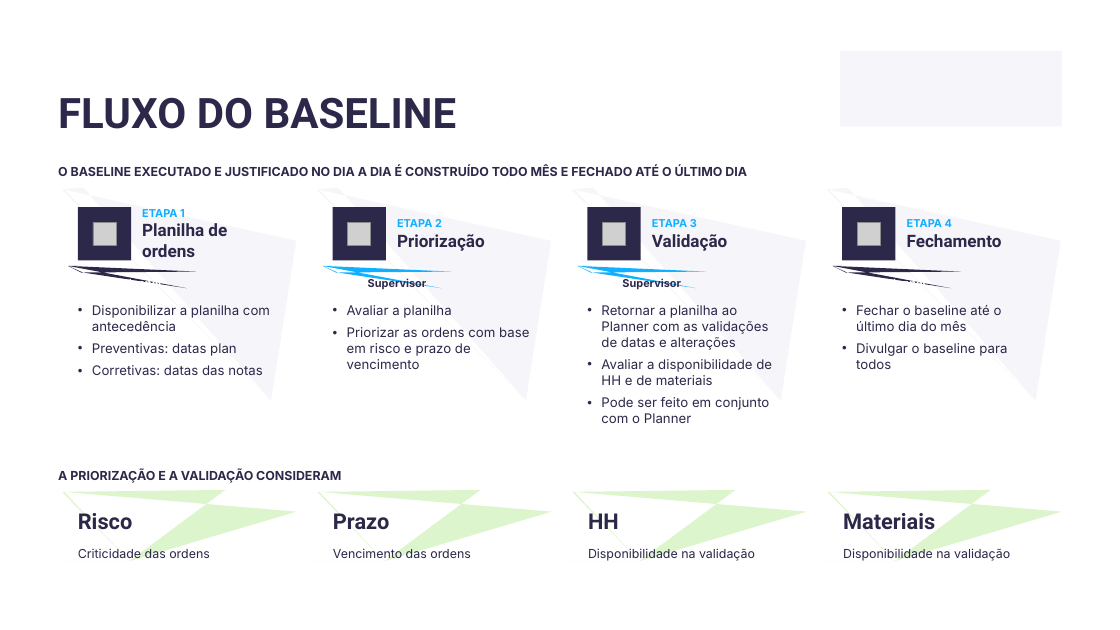
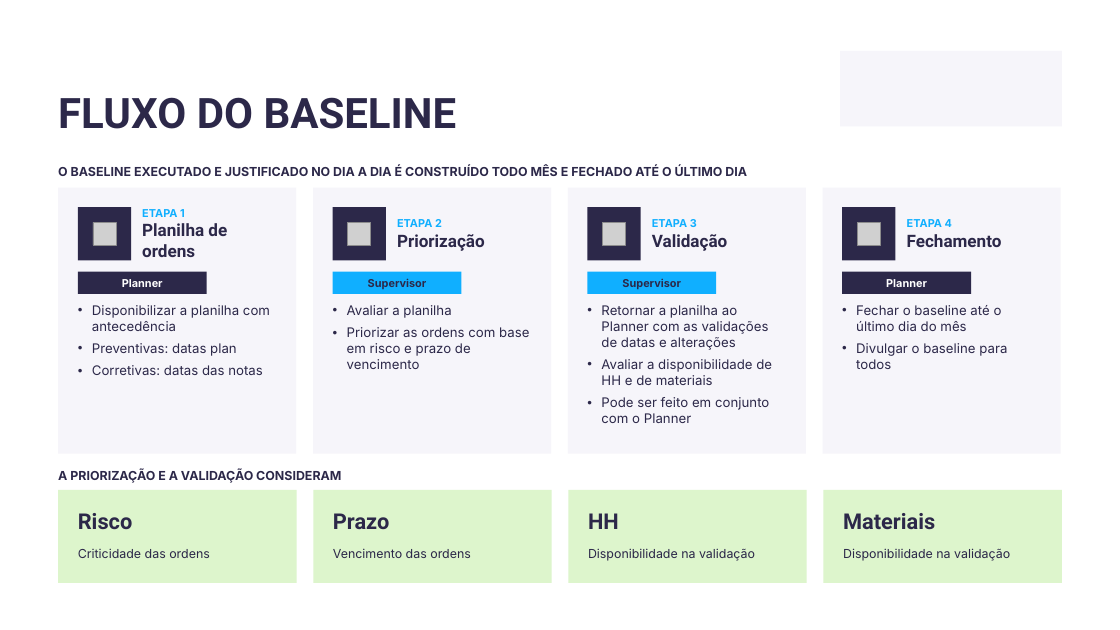
Before and after one commit to LucasRibaas/Planejamento, a slide deck: slide 12 of Planejador_de_Manutencao_Rotina_PRIO_v8.ppt. Drawn at 1120x630 pixels with LibreOffice and Linux fonts; fonts in the diff are those of the drawing; grey boxes stand for pictures; background and template pictures are left out. Boxes give left, top, right and bottom in pixels: in the first picture for what was removed or moved away, otherwise in the second. Text is boxed around its words. In the diff, an @@ line names an element or a change of style, - is before the commit and + after.

```diff
--- a/Planejador_de_Manutencao_Rotina_PRIO_v8.ppt
+++ b/Planejador_de_Manutencao_Rotina_PRIO_v8.ppt
@@ freeform shape removed at box(58, 188, 296, 454) @@
@@ rectangle added at box(58, 188, 296, 454), fill #F6F5FA @@
@@ freeform shape removed at box(313, 188, 551, 454) @@
@@ rectangle added at box(313, 188, 551, 454), fill #F6F5FA @@
@@ freeform shape removed at box(568, 188, 806, 454) @@
@@ rectangle added at box(568, 188, 806, 454), fill #F6F5FA @@
@@ freeform shape removed at box(823, 188, 1061, 454) @@
@@ rectangle added at box(823, 188, 1061, 454), fill #F6F5FA @@
@@ freeform shape removed at box(78, 272, 207, 294) @@
@@ rectangle added at box(78, 272, 207, 294), fill #2C2849 @@
@@ freeform shape removed at box(333, 272, 461, 294) @@
@@ rectangle added at box(333, 272, 461, 294), fill #10AFFF @@
@@ freeform shape removed at box(587, 272, 716, 294) @@
@@ rectangle added at box(587, 272, 716, 294), fill #10AFFF @@
@@ freeform shape removed at box(842, 272, 971, 294) @@
@@ rectangle added at box(842, 272, 971, 294), fill #2C2849 @@
@@ freeform shape removed at box(58, 490, 297, 583) @@
@@ rectangle added at box(58, 490, 297, 583), fill #DDF5CC @@
@@ freeform shape removed at box(314, 490, 552, 583) @@
@@ rectangle added at box(314, 490, 552, 583), fill #DDF5CC @@
@@ freeform shape removed at box(568, 490, 807, 583) @@
@@ rectangle added at box(568, 490, 807, 583), fill #DDF5CC @@
@@ freeform shape removed at box(823, 490, 1062, 583) @@
@@ rectangle added at box(823, 490, 1062, 583), fill #DDF5CC @@
```
Also in this commit, not shown: 11 other slides changed.
